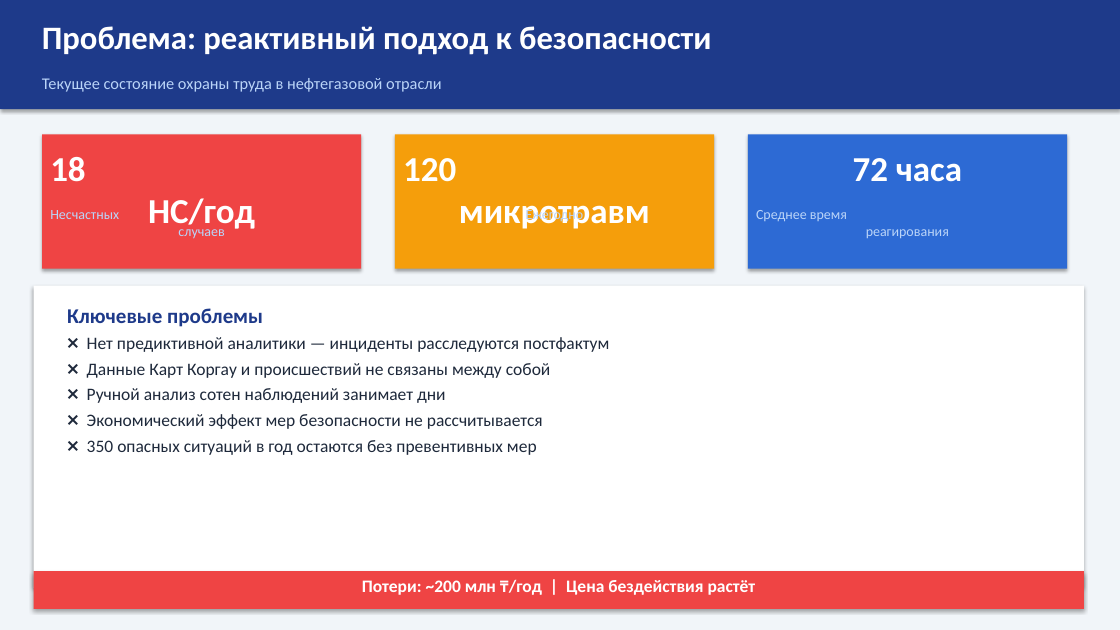
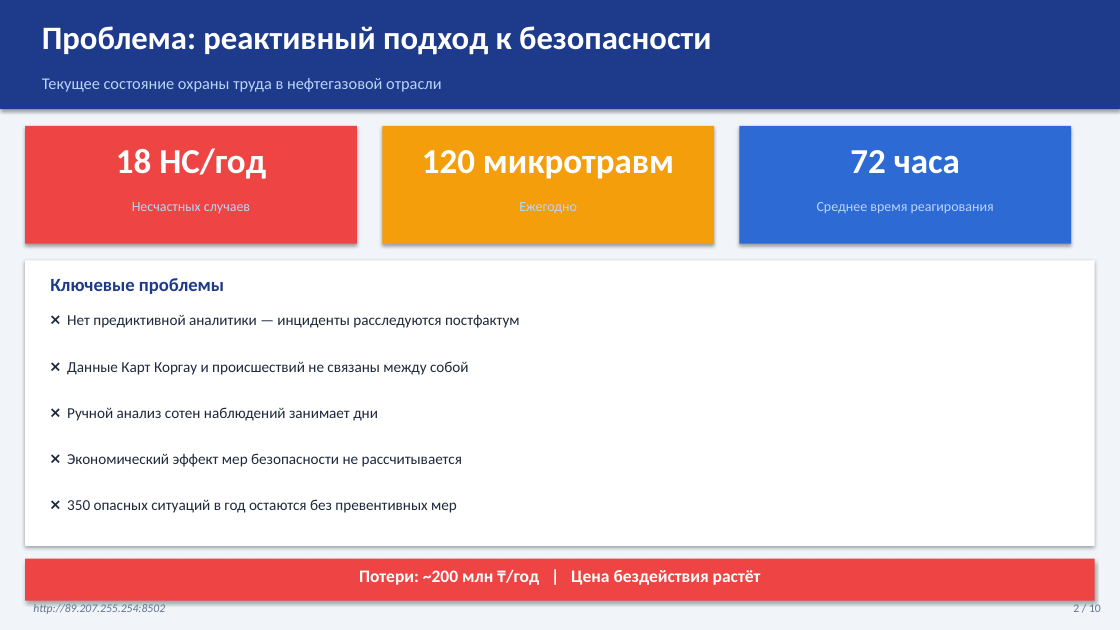
Before and after one commit to Islambek201632838/kmg-hse, a slide deck: slide 2 of HSE_Presentation.pptx. Drawn at 1120x630 pixels with LibreOffice and Linux fonts; fonts in the diff are those of the drawing. Boxes give left, top, right and bottom in pixels: in the first picture for what was removed or moved away, otherwise in the second. Text is boxed around its words. In the diff, an @@ line names an element or a change of style, - is before the commit and + after.

```diff
--- a/HSE_Presentation.pptx
+++ b/HSE_Presentation.pptx
@@ rectangle: place and size @@
-rectangle at box(42, 134, 361, 269)
+rectangle at box(25, 126, 357, 244)
@@ text at box(116, 148, 266, 179): text changed @@
-18
-НС/год
+18 НС/год
@@ rectangle: place and size @@
-rectangle at box(395, 134, 714, 269)
+rectangle at box(382, 126, 714, 244)
@@ text "72 часа": place and size @@
-text "72 часа" at box(853, 158, 962, 182)
+text "72 часа" at box(850, 150, 960, 174)
@@ rectangle: place and size @@
-rectangle at box(748, 134, 1067, 269)
+rectangle at box(739, 126, 1071, 244)
@@ text at box(422, 150, 674, 179): text changed @@
-120
-микротравм
+120 микротравм
@@ text at box(132, 202, 250, 213): text changed @@
-Несчастных
-случаев
+Несчастных случаев
@@ text "Ежегодно" rewrapped from box(526, 207, 584, 223) to box(519, 202, 577, 214) @@
@@ text at box(817, 202, 994, 213): text changed @@
-Среднее время
-реагирования
+Среднее время реагирования
@@ rectangle: place and size @@
-rectangle at box(34, 286, 1084, 588)
+rectangle at box(25, 260, 1095, 546)
@@ text added at box(50, 278, 224, 294), 16 pt, text #1E3A8A, bold @@
+Ключевые проблемы
@@ text at box(67, 308, 609, 352): paragraphs removed @@
-Ключевые проблемы
-❌ Нет предиктивной аналитики — инциденты расследуются постфактум
@@ text added at box(67, 314, 520, 328), 13 pt, text #1E293B @@
+❌ Нет предиктивной аналитики — инциденты расследуются постфактум
@@ text "❌ Данные Карт Коргау и ...": place and size @@
-text "❌ Данные Карт Коргау и ..." at box(67, 308, 609, 455)
+text "❌ Данные Карт Коргау и ..." at box(67, 361, 469, 375)
@@ text "❌ Данные Карт Коргау и ..." at box(67, 361, 469, 375): size 15 to 13 pt; less space between paragraphs @@
@@ text at box(87, 388, 543, 455): paragraphs removed @@
-❌ Ручной анализ сотен наблюдений занимает дни
-❌ Экономический эффект мер безопасности не рассчитывается
-❌ 350 опасных ситуаций в год остаются без превентивных мер
@@ text added at box(67, 407, 378, 421), 13 pt, text #1E293B @@
+❌ Ручной анализ сотен наблюдений занимает дни
@@ text added at box(67, 453, 462, 467), 13 pt, text #1E293B @@
+❌ Экономический эффект мер безопасности не рассчитывается
@@ text added at box(67, 499, 457, 513), 13 pt, text #1E293B @@
+❌ 350 опасных ситуаций в год остаются без превентивных мер
@@ text "Потери: ~200 млн ₸/год | ..." rewrapped from box(362, 579, 756, 595) to box(359, 570, 761, 585) @@
@@ rectangle: place and size @@
-rectangle at box(34, 571, 1084, 609)
+rectangle at box(25, 559, 1095, 601)
@@ text added at box(33, 604, 165, 614), 10 pt, text #64748B, italic @@
+http://89.207.255.254:8502
@@ text added at box(1073, 602, 1101, 612), 10 pt, text #64748B @@
+2 / 10
```
Also in this commit, not shown: 6 other slides changed, 3 slides added, 3 slides removed, 12 other files.
